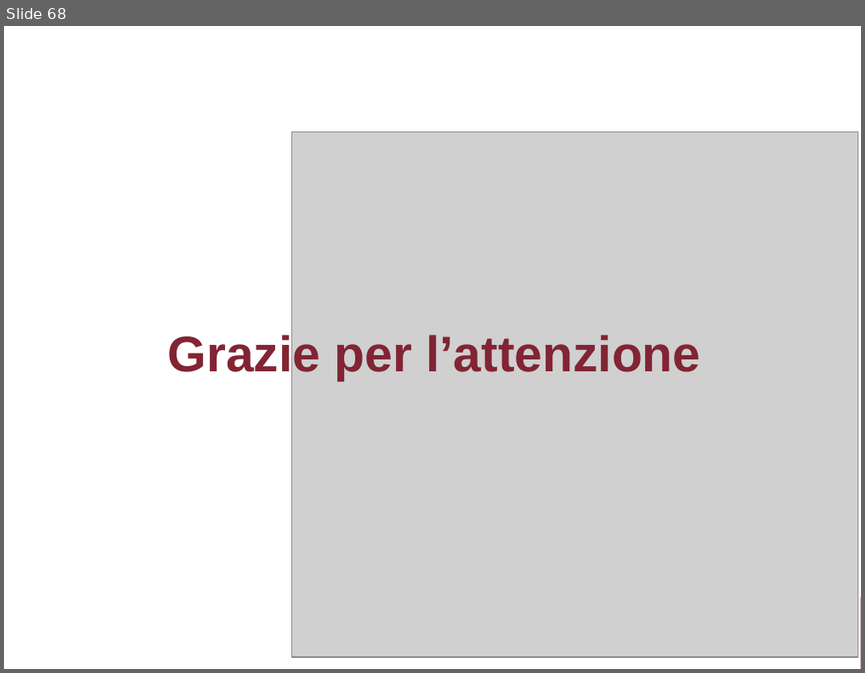
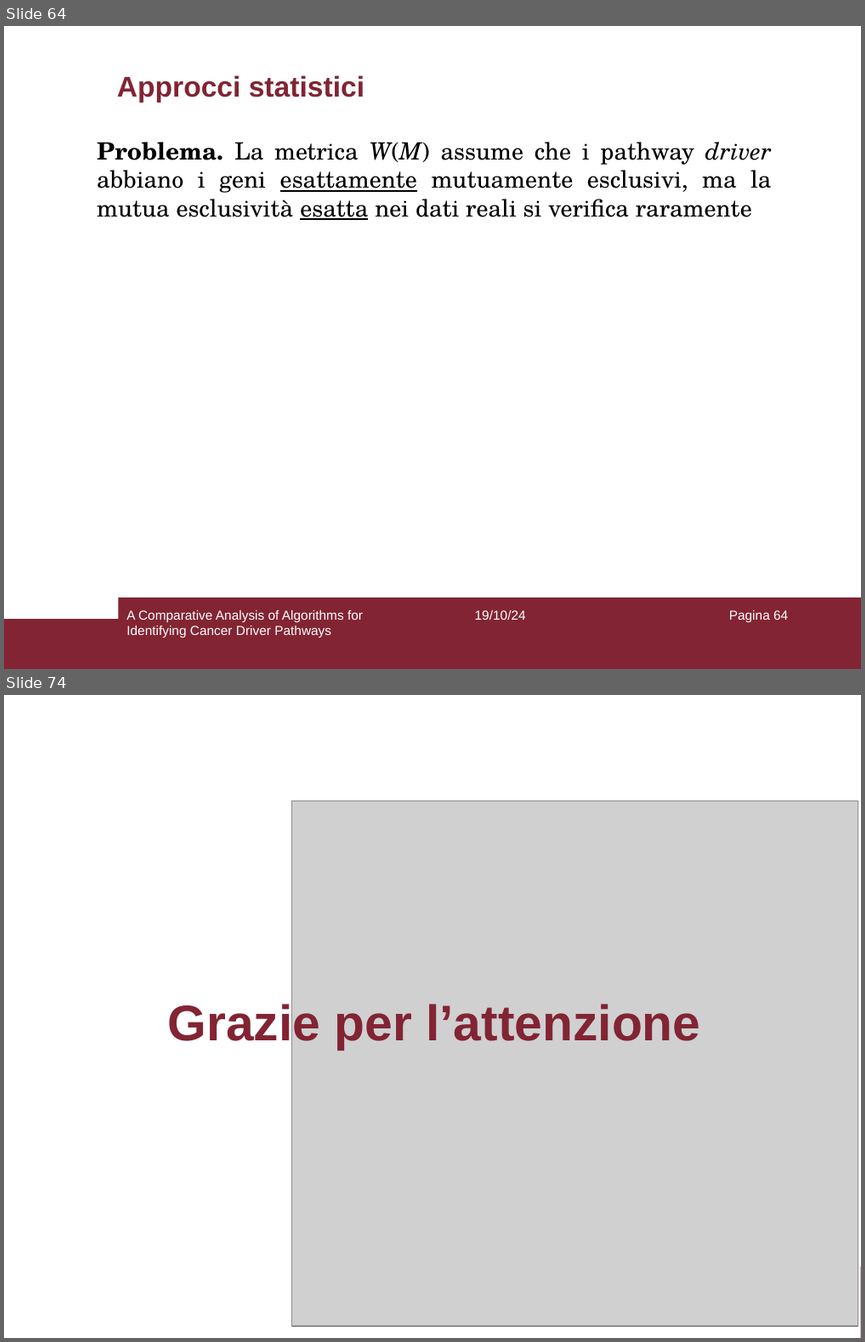
Before and after one commit to aflaag/bsc-thesis, a slide deck: presentation/slides.odp. Shown one above the other, each under a label of ours: slide 68 before the commit, slides 64 and 74 after it; the slides between them are not shown. The pictures are 865x673 and 865x1342 pixels, drawn with LibreOffice and Linux fonts; fonts in the diff are those of the drawing; grey boxes stand for pictures. Boxes give left, top, right and bottom in pixels: in the first picture for what was removed or moved away, otherwise in the second. Text is boxed around its words. In the diff, an @@ line names an element or a change of style, - is before the commit and + after.

```diff
--- a/presentation/slides.odp
+++ b/presentation/slides.odp
@@ slide 64 added at box(4, 26, 861, 669), background #FFFFFF; not listed: 2 template elements that a slide beside it also shows @@
@@ title added at box(117, 75, 364, 102), 24 pt, text #822433, bold @@
+Approcci statistici
@@ text added at box(97, 142, 772, 220), 20 pt, text #000000 @@
+Problema. La metrica W(M) assume che i pathway driver abbiano i geni esattamente mutuamente esclusivi, ma la mutua esclusività esatta nei dati reali si verifica raramente
@@ text added at box(126, 610, 363, 637), 11 pt, text #FFFFFF @@
+A Comparative Analysis of Algorithms for Identifying Cancer Driver Pathways
@@ text added at box(475, 610, 526, 619), 11 pt, text #FFFFFF @@
+19/10/24
@@ page number added at box(729, 610, 788, 622), 11 pt, text #FFFFFF @@
+Pagina 64
@@ what was slide 68 is now slide 74 @@
```
Also in this commit, not shown: 66 slides changed, 5 other slides added, 9 other files.
